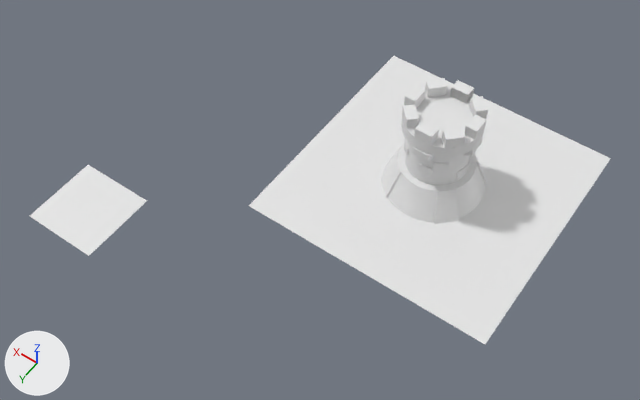
An edit to the Blender file tower.blend, drawn before and after from the same camera.
Rendered twice from a 50 mm camera at (-6.16, 13.75, 18.11) aimed at (1.6, 2.89, 1.03). The axes (+X, +Y, +Z) are drawn at lower left. The lights are the same throughout.
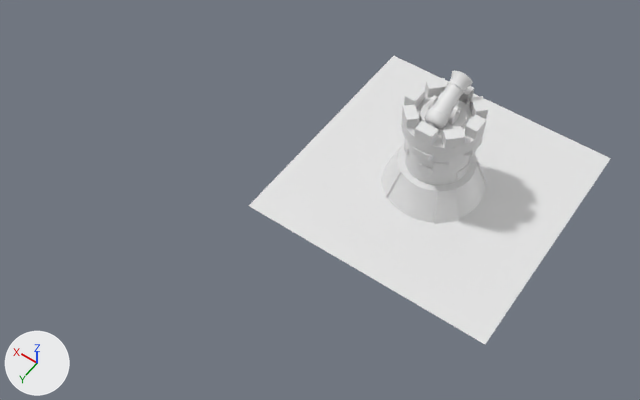
The change, as a list of edits to the scene's bpy script:
```text
Add me_cube_006:
    me_cube_006.from_pydata(...)  # 72 vertices, 71 faces; spans x -0.532..-0.394, y -0.269..0.269, z 0.107..0.776
Add me_cube_005:
    me_cube_005.from_pydata(...)  # 72 vertices, 65 faces; spans x -0.614..-0.27, y -0.066..0.066, z 0.526..0.664
Add me_cylinder_005:
    me_cylinder_005.from_pydata(...)  # 82 vertices, 86 faces; spans x -0.92..0.91, y -0.93..0.9, z 0.0..0.14
    me_cylinder_005.polygons.foreach_set('use_smooth', [True] * 86)
Add me_cylinder_004:
    me_cylinder_004.from_pydata(...)  # 320 vertices, 320 faces; spans x 0.08..0.96, y -0.42..0.46, z -0.97..1.29
    me_cylinder_004.polygons.foreach_set('use_smooth', [True] * 320)
Add me_cylinder_003:
    me_cylinder_003.from_pydata(...)  # 88 vertices, 80 faces; spans x 0.0..0.421, y -0.422..0.0, z -0.293..0.523
    me_cylinder_003.polygons.foreach_set('use_smooth', [True] * 80)
Remove ob_plane_001:
    ob_plane_001 = bpy.data.objects.new('Plane.001', me_plane_001)
    ob_plane_001.location = (6.04, 6.34, 0.99)
Add ob_cube:
    ob_cube = bpy.data.objects.new('Cube', me_cube_006)
    ob_cube.location = (0.02, 0.01, 2.47)
    ob_cube.scale = (0.647, 0.647, 0.647)
    _m = ob_cube.modifiers.new('Mirror', 'MIRROR')
Add ob_cube_028:
    ob_cube_028 = bpy.data.objects.new('Cube.028', me_cube_005)
    ob_cube_028.location = (0.02, 0.01, 2.47)
    ob_cube_028.scale = (0.647, 0.647, 0.647)
    _m = ob_cube_028.modifiers.new('Mirror', 'MIRROR')
Add ob_cylinder_005:
    ob_cylinder_005 = bpy.data.objects.new('Cylinder.005', me_cylinder_005)
    ob_cylinder_005.location = (0.02, 0.01, 2.47)
    ob_cylinder_005.scale = (0.647, 0.647, 0.647)
Add ob_cylinder_004:
    ob_cylinder_004 = bpy.data.objects.new('Cylinder.004', me_cylinder_004)
    ob_cylinder_004.location = (-0.32, 0.01, 2.86)
    ob_cylinder_004.rotation_euler = (-5.103, 0.0, 0.0)  # degrees (-292, 0, 0)
    ob_cylinder_004.scale = (0.647, 0.647, 0.647)
Add ob_cylinder_003:
    ob_cylinder_003 = bpy.data.objects.new('Cylinder.003', me_cylinder_003)
    ob_cylinder_003.location = (0.02, 0.07, 2.85)
    ob_cylinder_003.rotation_euler = (-5.103, 0.0, 0.0)  # degrees (-292, 0, 0)
    ob_cylinder_003.scale = (0.647, 0.647, 0.647)
    _m = ob_cylinder_003.modifiers.new('Mirror', 'MIRROR')
    _m.use_clip = True
```

Location of each change, [x1, y1, x2, y2] in pixels of the pictures (640 x 400 px):
'Plane.001', deleted: before [30, 165, 147, 256]
'Cylinder.004', added: after [425, 70, 473, 129]
'Cylinder.005', added: after [419, 100, 468, 134]
'Cube', added: after [428, 95, 460, 125]
'Cylinder.003', added: after [431, 92, 460, 120]
'Cube.028', added: after [430, 97, 460, 114]
